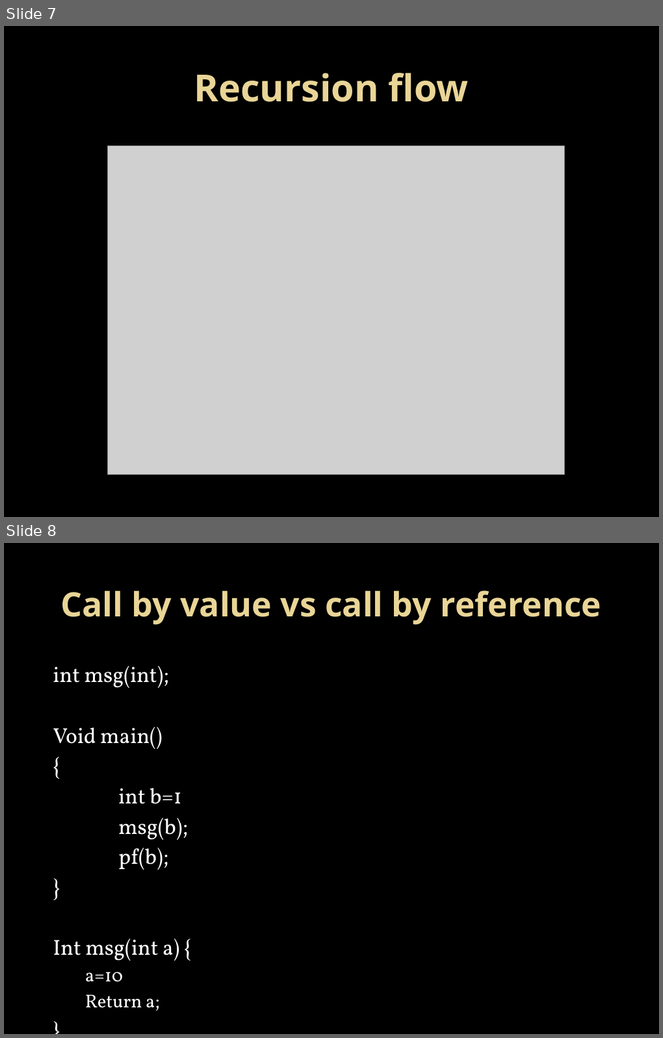
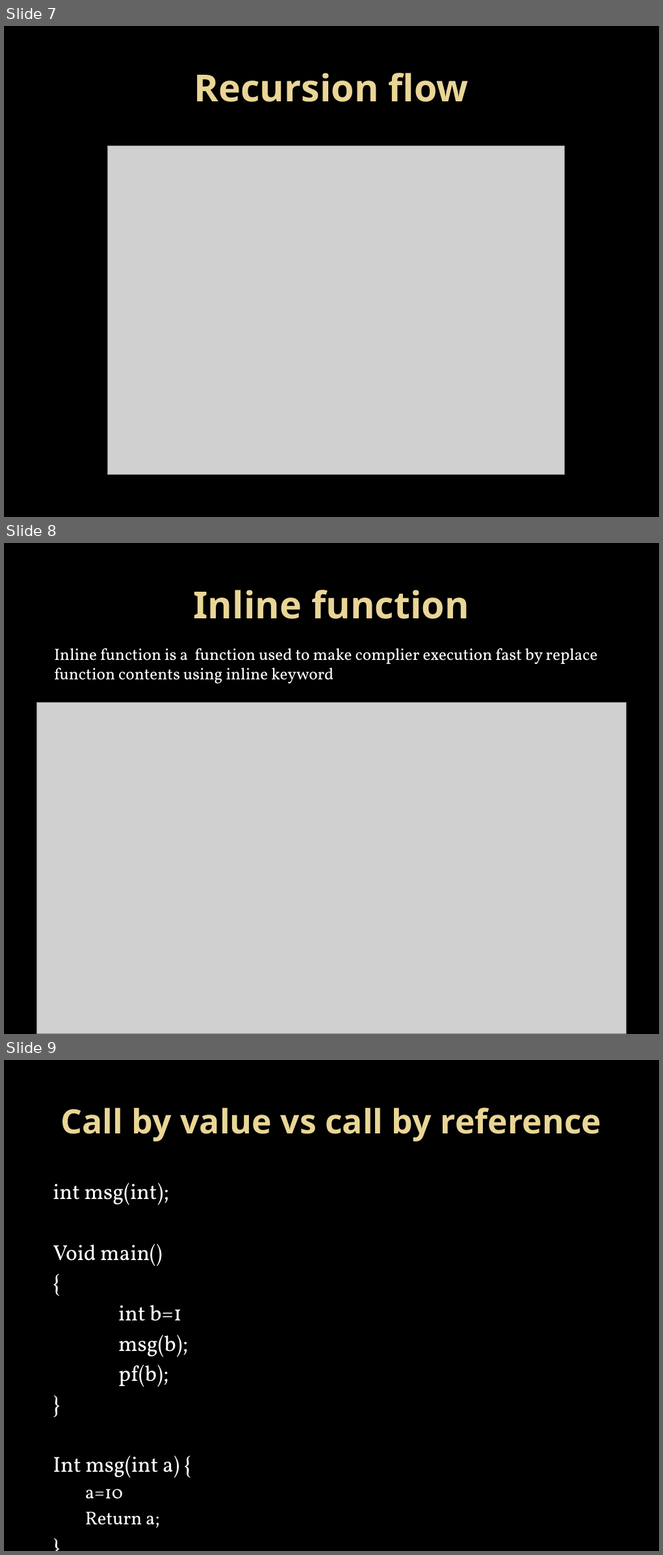
Before and after one commit to Mahesh-7/C_Programs, a slide deck: PPT/functions.pptx. Shown one above the other, each under a label of ours: slides 7 and 8 before the commit, slides 7, 8 and 9 after it. The pictures are 663x1038 and 663x1555 pixels, drawn with LibreOffice and Linux fonts; fonts in the diff are those of the drawing; grey boxes stand for pictures; background and template pictures are left out. Boxes give left, top, right and bottom in pixels: in the first picture for what was removed or moved away, otherwise in the second. Text is boxed around its words. In the diff, an @@ line names an element or a change of style, - is before the commit and + after.

```diff
--- a/PPT/functions.pptx
+++ b/PPT/functions.pptx
@@ slide 8 added at (4,543,659,1034), background picture (left out) @@
@@ title added at (194,590,469,619), 41 pt, text gradient #EAD696 to #E7D081, bold @@
+Inline function
@@ text added at (54,648,598,684), 18 pt, text #FFFFFF @@
+Inline function is a function used to make complier execution fast by replace function contents using inline keyword
@@ picture added at (36,703,627,1034) @@
@@ what was slide 8 is now slide 9 @@
```
